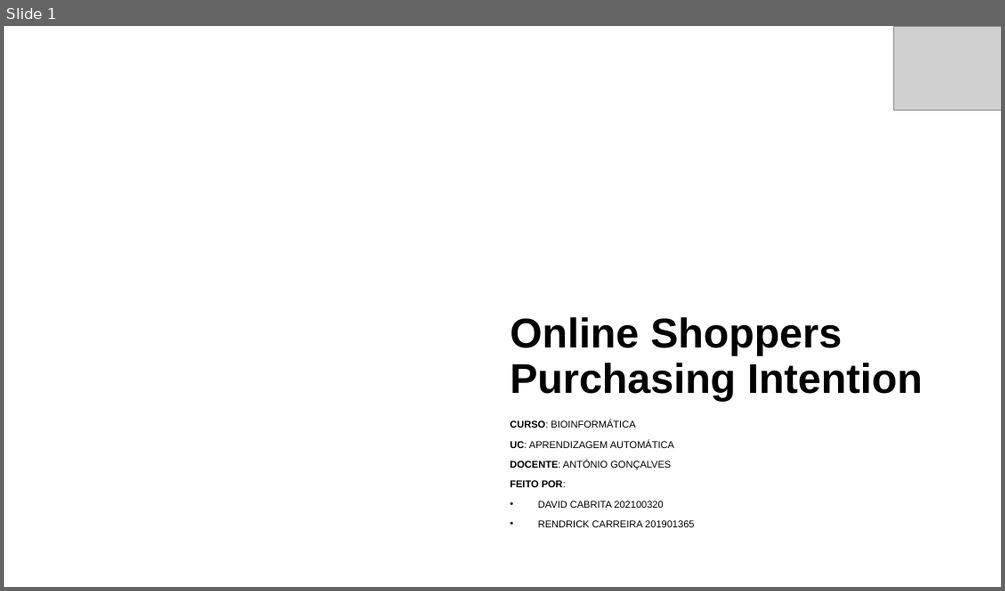
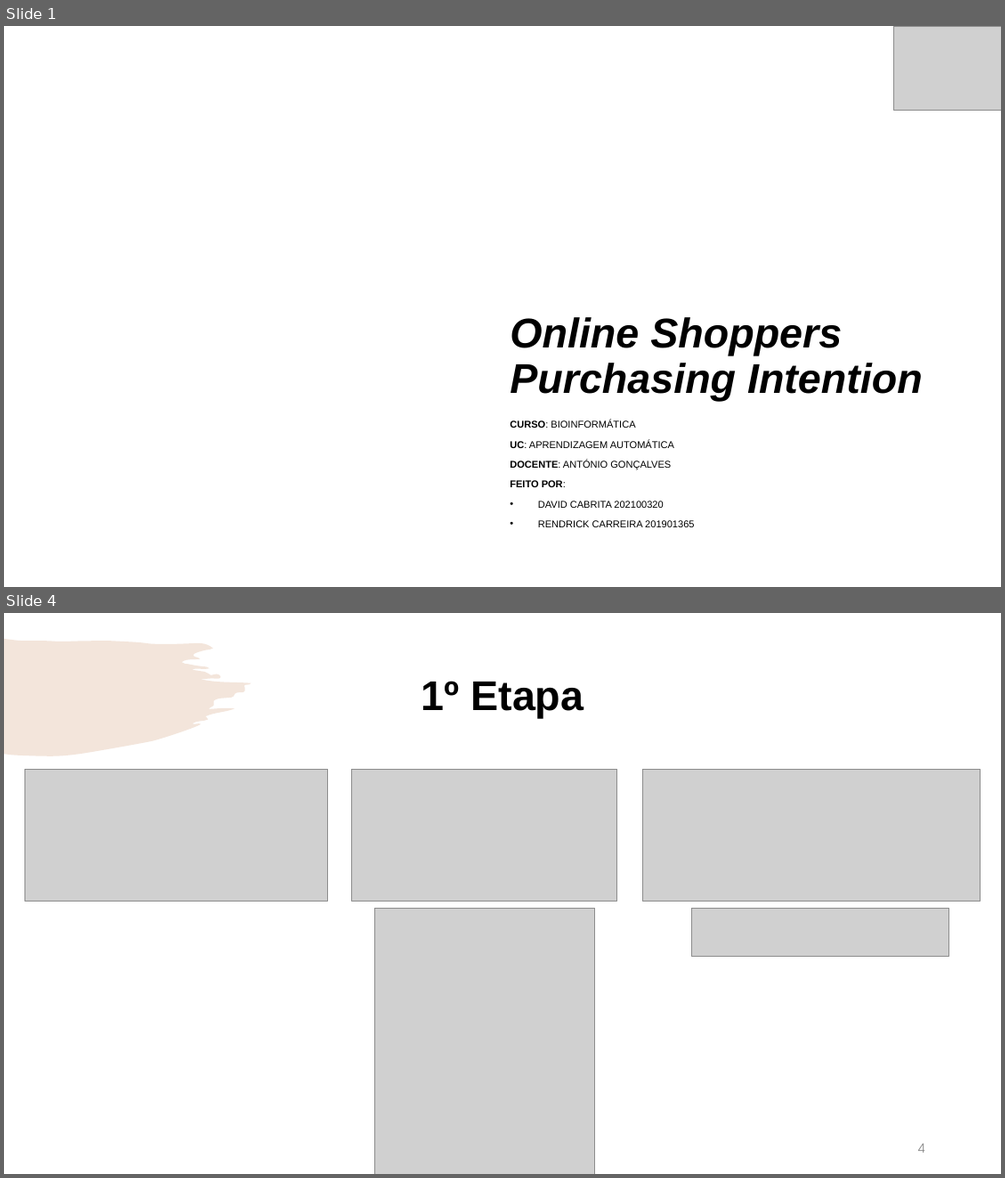
Before and after one commit to Rendrick27/Online_Shoppers_Purchasing, a slide deck: Main/Machine Learning.pptx. Shown one above the other, each under a label of ours: slide 1 before the commit, slides 1 and 4 after it; the slides between them are not shown. The pictures are 1005x591 and 1005x1178 pixels, drawn with LibreOffice and Linux fonts; fonts in the diff are those of the drawing; grey boxes stand for pictures; background and template pictures are left out. Boxes give left, top, right and bottom in pixels: in the first picture for what was removed or moved away, otherwise in the second. Text is boxed around its words. In the diff, an @@ line names an element or a change of style, - is before the commit and + after.

```diff
--- a/Main/Machine Learning.pptx
+++ b/Main/Machine Learning.pptx
@@ slide 4 added at box(4, 613, 1001, 1174), background #FFFFFF @@
@@ freeform shape added at box(4, 639, 251, 755), fill #C37F4D at 20% opacity @@
@@ title added at box(421, 681, 583, 718), 40 pt, text #000000, bold @@
+1º Etapa
@@ picture added at box(25, 770, 328, 900) @@
@@ picture added at box(352, 770, 617, 900) @@
@@ picture added at box(643, 770, 979, 900) @@
@@ picture added at box(375, 908, 595, 1174) @@
@@ picture added at box(691, 908, 949, 957) @@
@@ page number added at box(918, 1143, 925, 1152), 12 pt, text #8C8C8C @@
+4
@@ slide 1 changed as well @@
@@ title "Online Shoppers Purchasing Intention" at box(510, 317, 922, 401): italic on @@
```
Also in this commit, not shown: 2 other slides changed, 9 other slides added, 6 slides removed, 1 other file.
